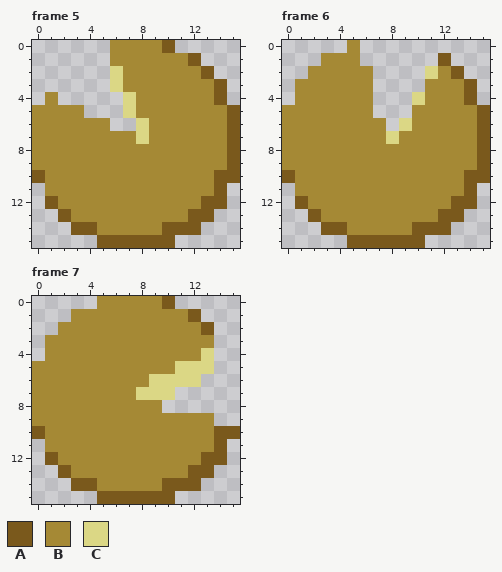
A pixel-art file gets an edit: assets/munster.ase. Above is the file before it was changed.
16x16 pixels, 7 frames. Shown: frame 5, frame 6, frame 7. The commit also changed other frames, which this record leaves out.
Palette (. is transparent): A #7a591c  B #a58935  C #dbd785
Now the later version:
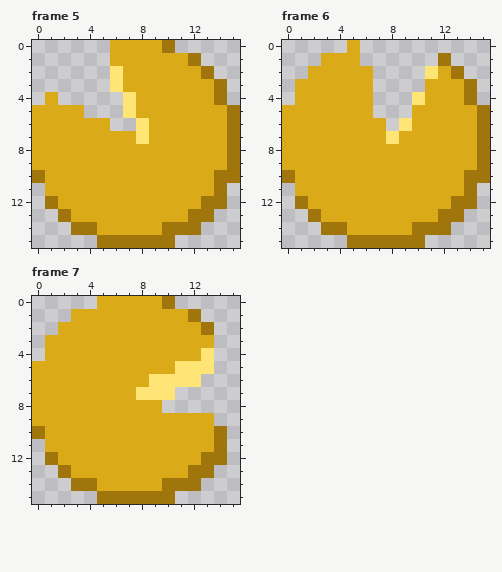
Difference:
@@ palette @@
-A #7a591c
+A #a0760c
-B #a58935
+B #dbaa18
-C #dbd785
+C #ffe575
--- frame 7
@@ x 13..15 @@
  9 B..
-10 BAA
+10 BA.
 11 BA.
